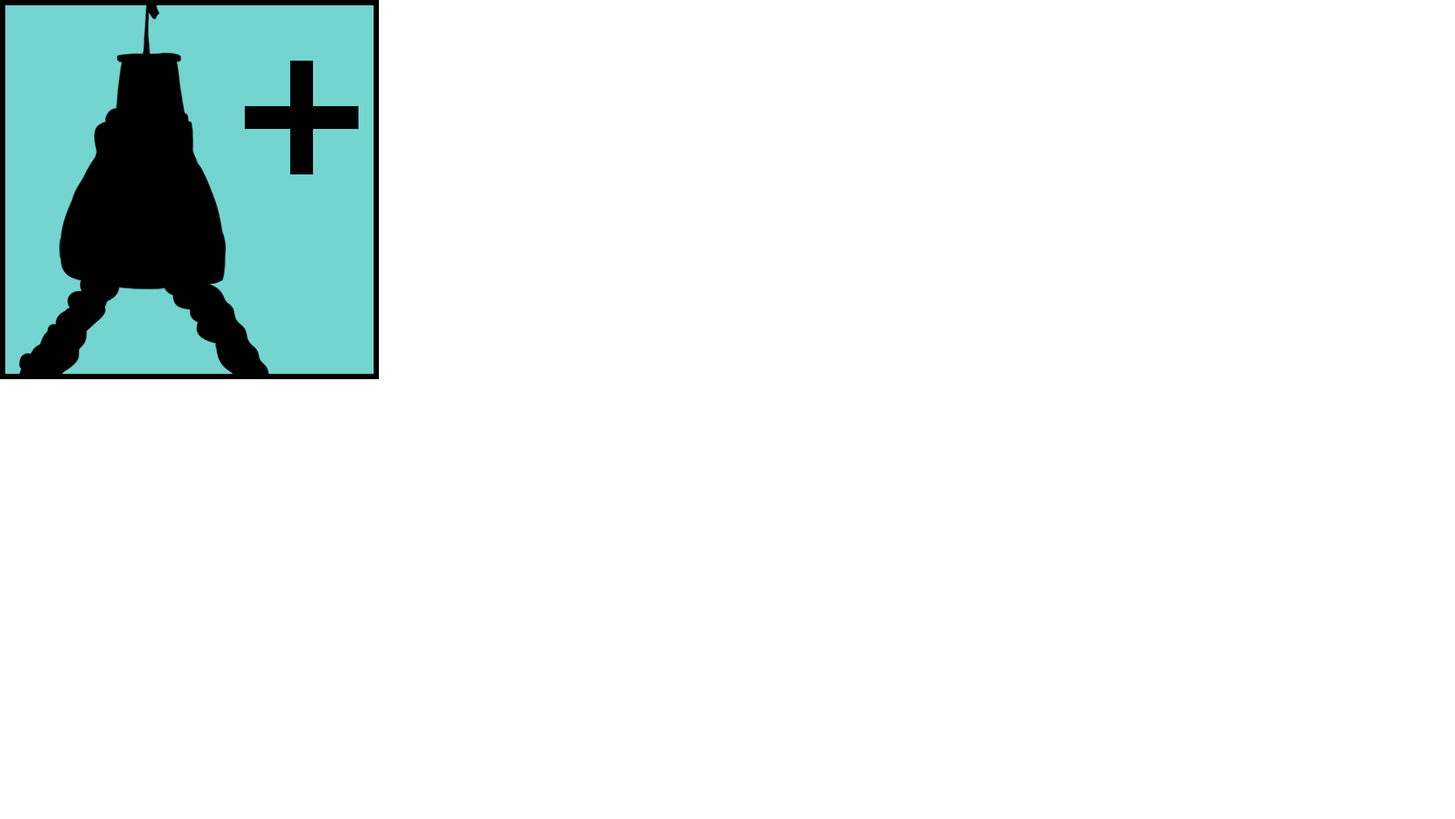
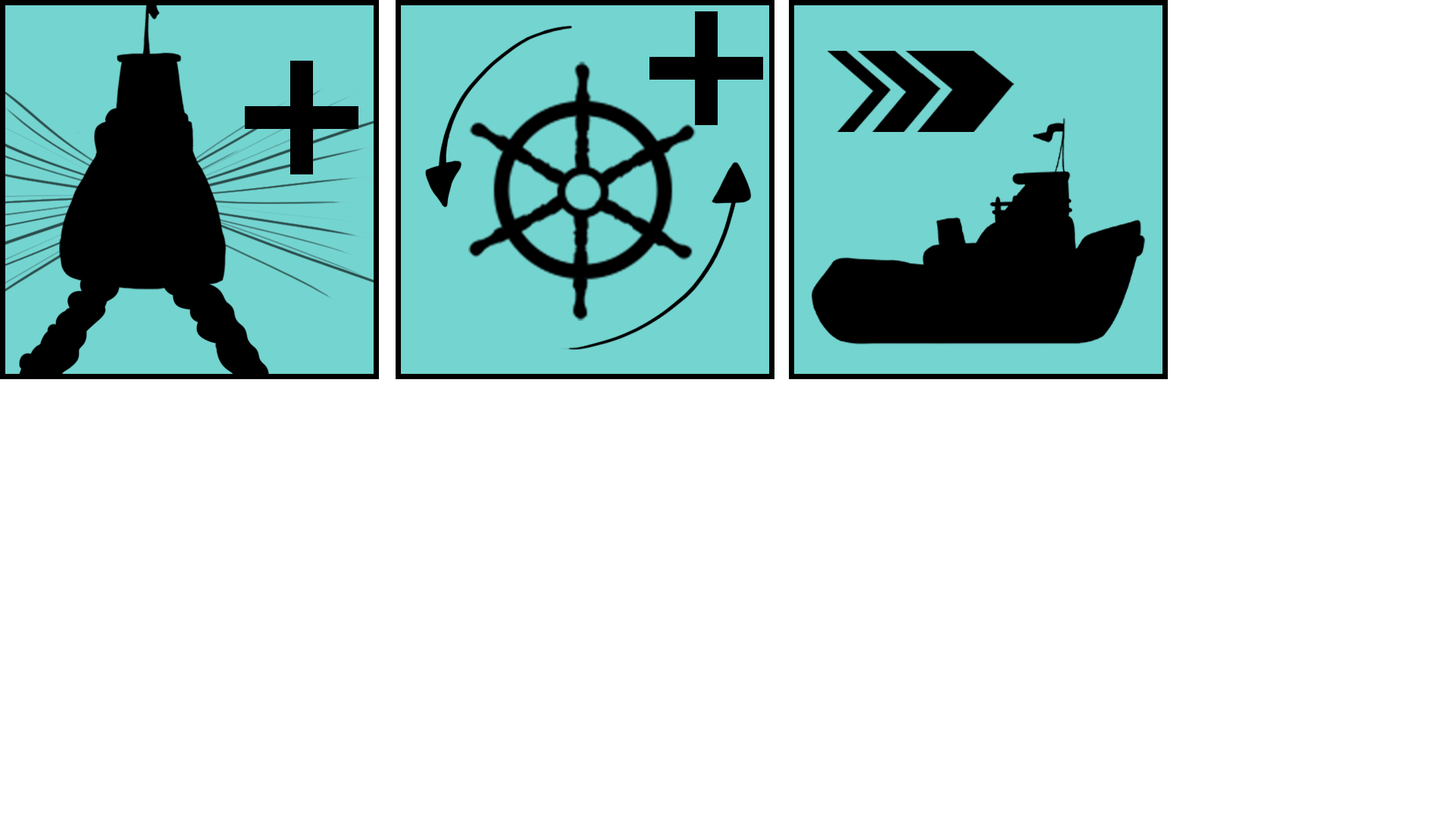
Revision of a layered 1455px x 819px image; what changed, layer by layer:
added group "speed increase perm" with 5 layers above "steer" over 789, 0, 1169, 379
added layer "Rectangle 5" in group "speed increase perm" over 905, 50, 1015, 132
added layer "Rectangle 4" in group "speed increase perm" over 856, 50, 941, 132
added layer "Rectangle 3" in group "speed increase perm" over 827, 50, 891, 132
added layer "Tugboat 1 side view clear" in group "speed increase perm" over 811, 117, 1146, 345
added layer "Rectangle 1" (1st of 3, in "speed increase perm") in group "speed increase perm" over 789, 0, 1169, 379
added group "steer" with 4 layers above "speed increase" over 395, 0, 775, 379
added layer "cross" in group "steer" over 649, 11, 764, 126
added layer "Layer 3" in group "steer" over 425, 25, 752, 351
added layer "Settings icon" in group "steer" over 468, 61, 696, 321
added layer "Rectangle 1" (2nd of 3, in "steer") in group "steer" over 395, 0, 775, 379
added layer "Layer 2" (64%) in group "speed increase" over 5, 84, 432, 304
